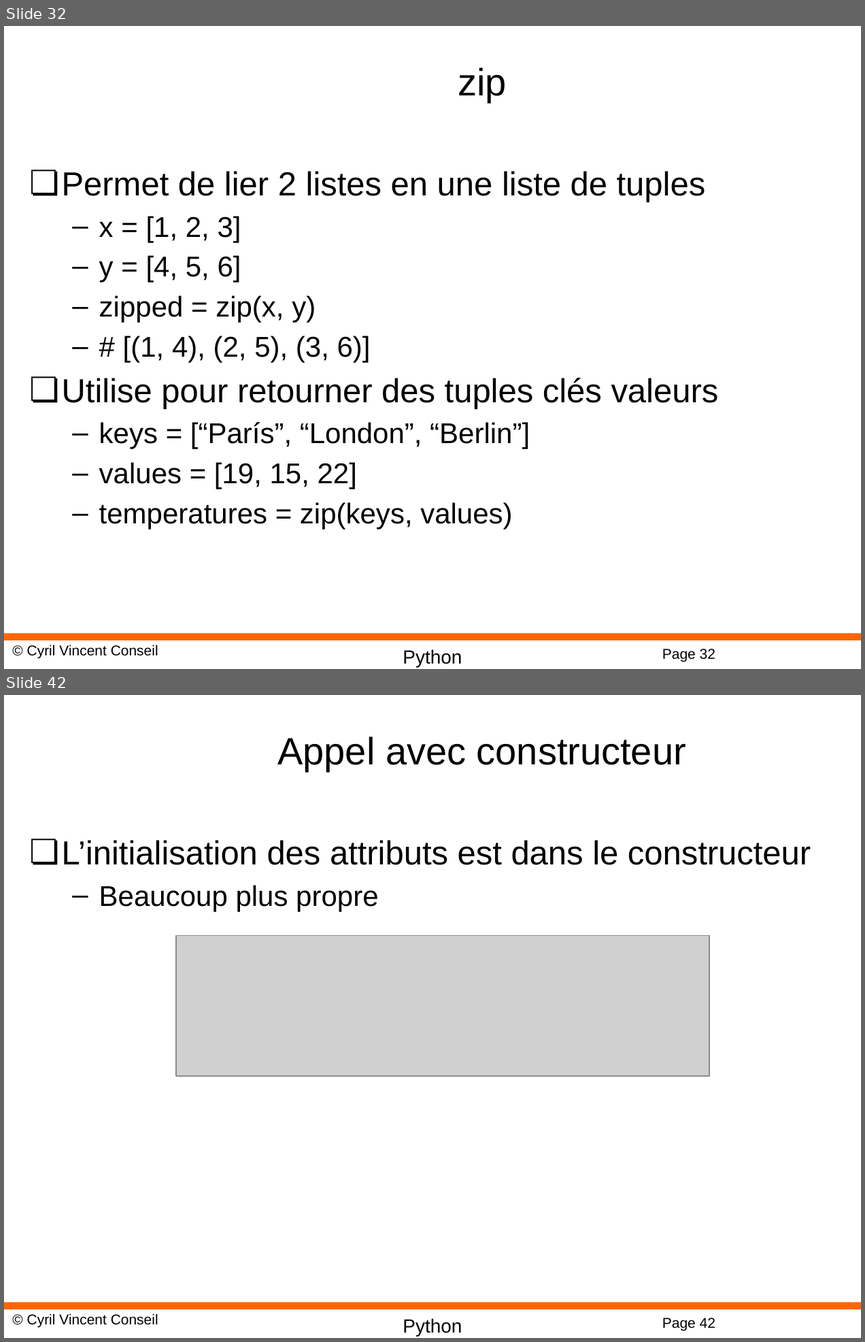
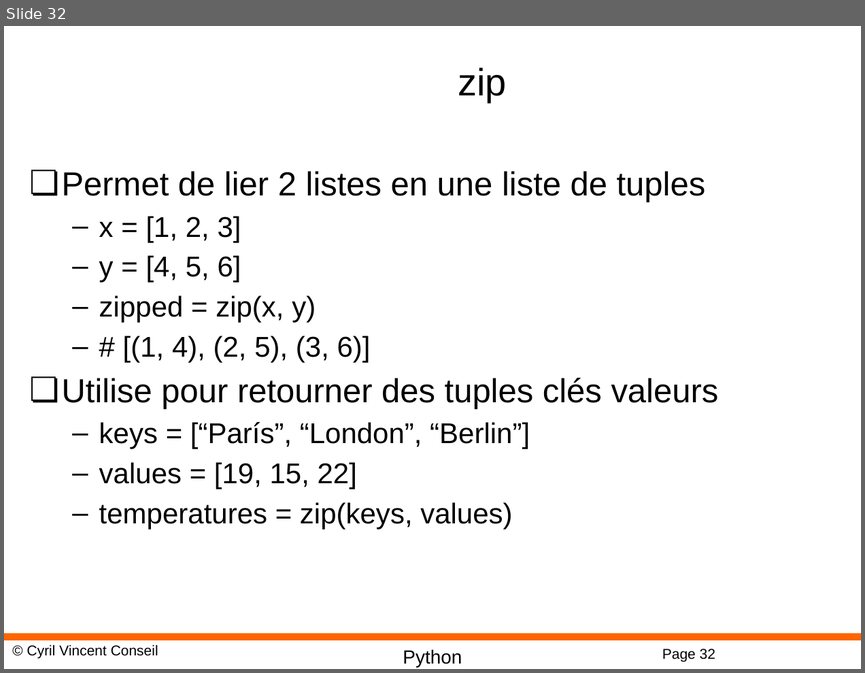
Before and after one commit to cyrilvincent/math, a slide deck: ppt/PythonMath02-Python.pptx. Shown one above the other, each under a label of ours: slides 32 and 42 before the commit, slide 32 after it; the slides between them are not shown. The pictures are 865x1342 and 865x673 pixels, drawn with LibreOffice and Linux fonts; fonts in the diff are those of the drawing; grey boxes stand for pictures; background and template pictures are left out. Boxes give left, top, right and bottom in pixels: in the first picture for what was removed or moved away, otherwise in the second. Text is boxed around its words. In the diff, an @@ line names an element or a change of style, - is before the commit and + after.

```diff
--- a/ppt/PythonMath02-Python.pptx
+++ b/ppt/PythonMath02-Python.pptx
@@ slide 42 removed at bbox=[4, 695, 861, 1338], background #FFFFFF; not listed: 4 template elements that a slide beside it also shows @@
@@ title removed at bbox=[277, 736, 686, 772] @@
-Appel avec constructeur
@@ text removed at bbox=[62, 840, 810, 911] @@
-❏ L’initialisation des attributs est dans le constructeur
-  – Beaucoup plus propre
@@ picture removed at bbox=[176, 936, 709, 1076] @@
```
Also in this commit, not shown: 26 other slides removed, 1 other file.
